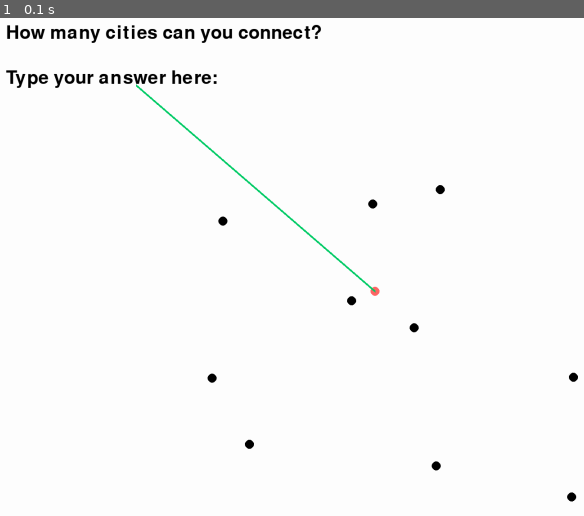
Above: before the commit, frame 1.
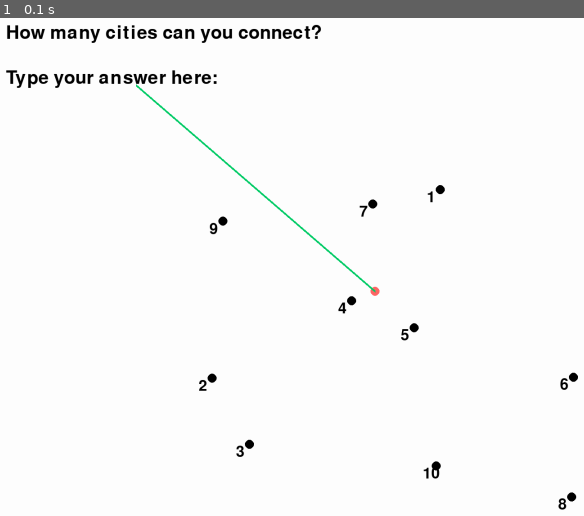
Above: after the commit, the same moment.

Repository: sherrybao222/Road_Construction
Game: pygame game, started from experiment/Number_Est.py
Two runs of this game, one before a commit and one after it. Both use one fixed random seed, a clock stepped at 60 frames per second and the inputs below.
Inputs:
- Up to frame 1 (0.1 s): no input

The runs differ from the first frame. In frame 1, 0.2% of the frame differs, in the area x 34-98%, y 34-99%.

Commit message:
city number labels

Diff:
--- a/experiment/Number_Est.py
+++ b/experiment/Number_Est.py
@@ -23,6 +23,7 @@
         self.x = random.sample(range(500, 1400), self.N)    # x axis of all cities
         self.y = random.sample(range(500, 1400), self.N)    # y axis of all cities
         self.xy = [[self.x[i], self.y[i]] for i in range(0, len(self.x))]   # combine x and y
+        self.order = [4, 6, 2, 1, 5, 8, 3, 7, 9, 10]
 
         self.city_start = self.xy[0]    # start city
         self.distance = distance_matrix(self.xy, self.xy, p=2, threshold=10000)     # city distance matrix
@@ -60,6 +61,7 @@
 
         self.budget_his = [self.total] # budget history
 
+        self.num_input = pygame_textinput.TextInput()
         self.num_est = [] # number estimation input
 
     def data(self, mouse, time):
@@ -79,7 +81,7 @@
 
         self.budget_his.append(self.budget_remain)
 
-        self.num_est.append(1) # find a way to save this input data
+        self.num_est.append(self.num_input.get_text()) # find a way to save this input data
 
         self.n_city = self.n_city + 1
 
@@ -111,6 +113,7 @@
     def __init__(self, mmap):
         self.num_est(mmap)
         self.cities(mmap) # draw city dots
+        self.city_order(mmap)
         if len(mmap.choice_dyn) >= 2: # if people have made choice, need to redraw the chosen path every time
             self.road(mmap)
         # self.text_write("Score: " + str(mmap.n_city), 100, BLACK, 1600, 200) # show number of connected cities
@@ -122,6 +125,13 @@
         for city in mmap.xy[1:]: # exclude start city
             self.city = pg.draw.circle(screen, BLACK, city, 10)
         self.start = pg.draw.circle(screen, RED, mmap.city_start, 10)
+
+    def city_order(self,mmap):
+        for order in mmap.order[0:]: # order of connection
+            x = mmap.xy[order][0] - 30
+            y = mmap.xy[order][1]
+            number = str(order)
+            self.text_write(number, 50, BLACK, x, y)
 
     def budget(self, mmap, mouse):
         # current mouse position
@@ -176,7 +186,7 @@
 # -------------------------------------------------------------------------
 trial = Map()
 draw_map = Draw(trial)
-user_input = pygame_textinput.TextInput()
+# user_input = pygame_textinput.TextInput()
 clock = pg.time.Clock()
 
 # -------------------------------------------------------------------------
@@ -194,9 +204,13 @@
         pg.event.set_blocked(pg.MOUSEBUTTONUP)
 
         # allow text-input on the screen
-        user_input.update(events)
-        screen.blit(user_input.get_surface(), (600, 300))
+        trial.num_input.update(events)
+        screen.blit(trial.num_input.get_surface(), (600, 300))
         clock.tick(tick_second)
+
+        # save text-input
+        text = trial.num_input.get_text()
+        trial.num_est.append(text)
 
         if event.type == pg.QUIT:
             done = True
